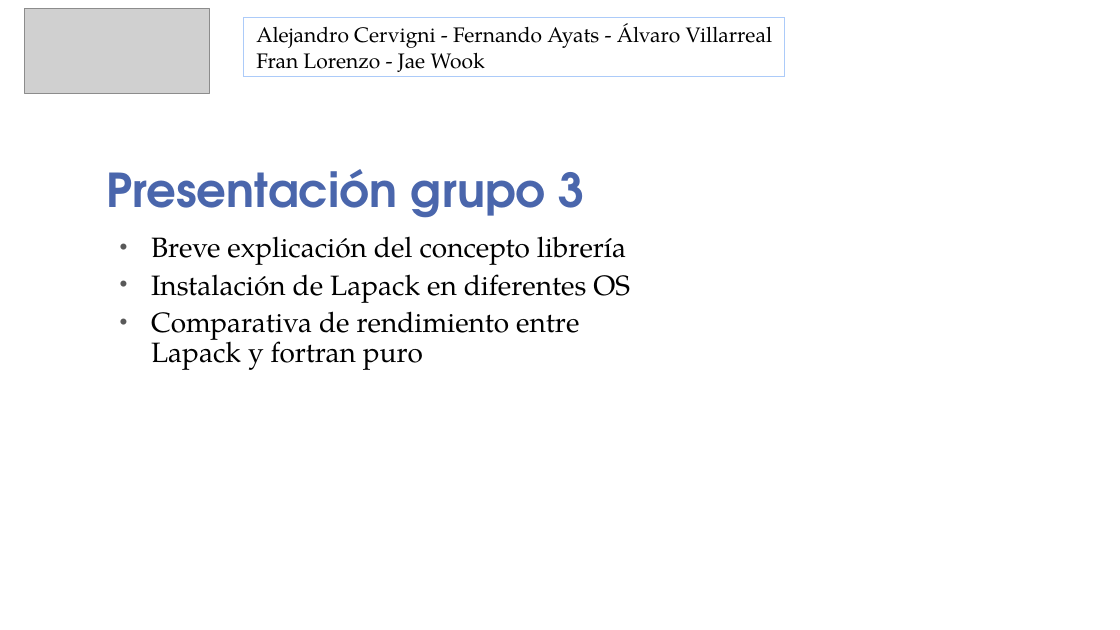
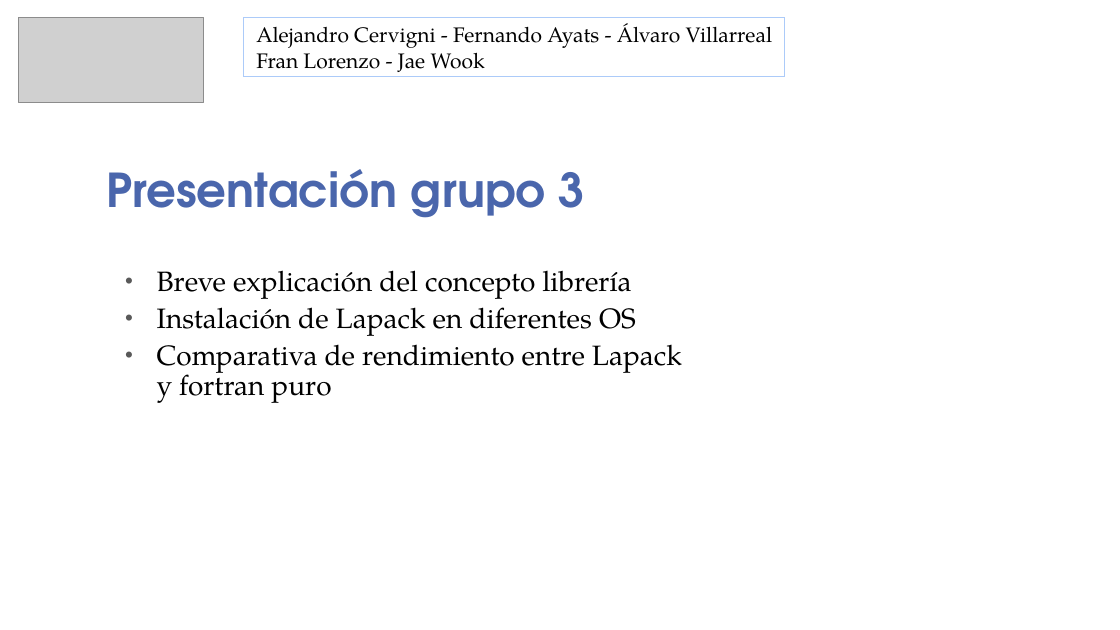
Before and after one commit to guaguaUPM/UPM, a slide deck: slide 1 of lu-lapack.pptx. Drawn at 1120x630 pixels with LibreOffice and Linux fonts; fonts in the diff are those of the drawing; grey boxes stand for pictures; background and template pictures are left out. Boxes give left, top, right and bottom in pixels: in the first picture for what was removed or moved away, otherwise in the second. Text is boxed around its words. In the diff, an @@ line names an element or a change of style, - is before the commit and + after.

```diff
--- a/lu-lapack.pptx
+++ b/lu-lapack.pptx
@@ picture: place and size @@
-picture at [24, 8, 210, 93]
+picture at [18, 18, 204, 103]
@@ subtitle "Breve explicación del concepto librería" rewrapped from [151, 236, 630, 370] to [157, 270, 682, 403] @@
```
Also in this commit, not shown: 6 other slides changed, 2 slides added.
